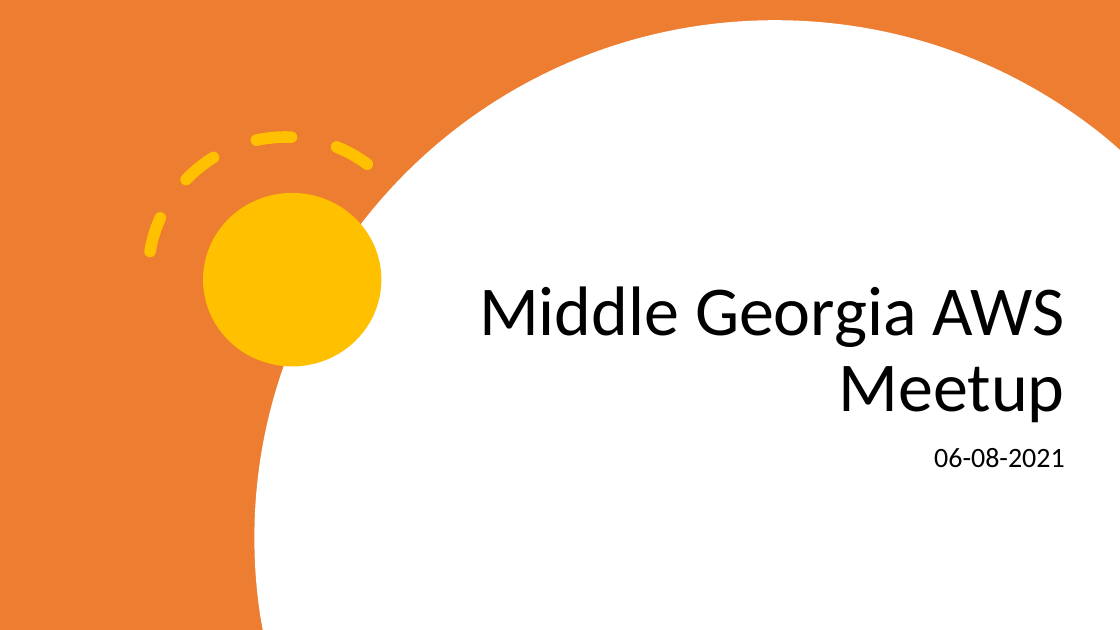
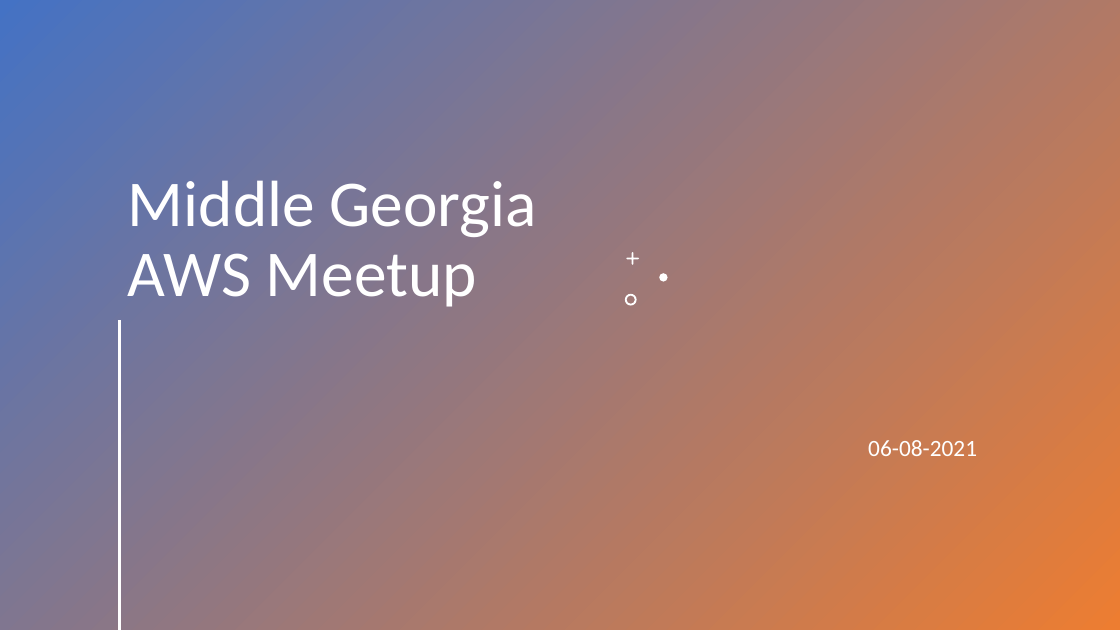
Before and after one commit to rylandtikes/middle-georia-aws-meetup, a slide deck: slide 1 of 06082021/presentation.pptx. Drawn at 1120x630 pixels with LibreOffice and Linux fonts; fonts in the diff are those of the drawing. Boxes give left, top, right and bottom in pixels: in the first picture for what was removed or moved away, otherwise in the second. Text is boxed around its words. In the diff, an @@ line names an element or a change of style, - is before the commit and + after.

```diff
--- a/06082021/presentation.pptx
+++ b/06082021/presentation.pptx
@@ rectangle at (0, 0, 1120, 630): fill #ED7D31 to gradient #4472C4 to #ED7D31 @@
@@ title "Middle Georgia AWS Meetup": place and size @@
-title "Middle Georgia AWS Meetup" at (479, 286, 1065, 423)
+title "Middle Georgia AWS Meetup" at (128, 180, 537, 307)
@@ title "Middle Georgia AWS Meetup" at (128, 180, 537, 307): size 60 to 56 pt, text colour #000000 to #FFFFFF; alignment right to left @@
@@ arc (boxed as its full ellipse) removed at (92, 81, 478, 467) @@
@@ ellipse removed at (203, 193, 381, 367) @@
@@ freeform shape added at (627, 252, 639, 265), fill #FFFFFF @@
@@ freeform shape added at (625, 294, 637, 306), fill #FFFFFF @@
@@ freeform shape: place and size @@
-freeform shape at (255, 20, 1120, 630)
+freeform shape at (660, 273, 668, 281)
@@ line added from (119, 321) to (119, 629), #FFFFFF 2 pt @@
@@ subtitle "06-08-2021": place and size @@
-subtitle "06-08-2021" at (934, 448, 1065, 468)
+subtitle "06-08-2021" at (868, 440, 977, 456)
@@ subtitle "06-08-2021" at (868, 440, 977, 456): size 24 to 20 pt, text colour #000000 to #FFFFFF @@
```
Also in this commit, not shown: 7 slides added, 1 slide removed, 1 other file.
